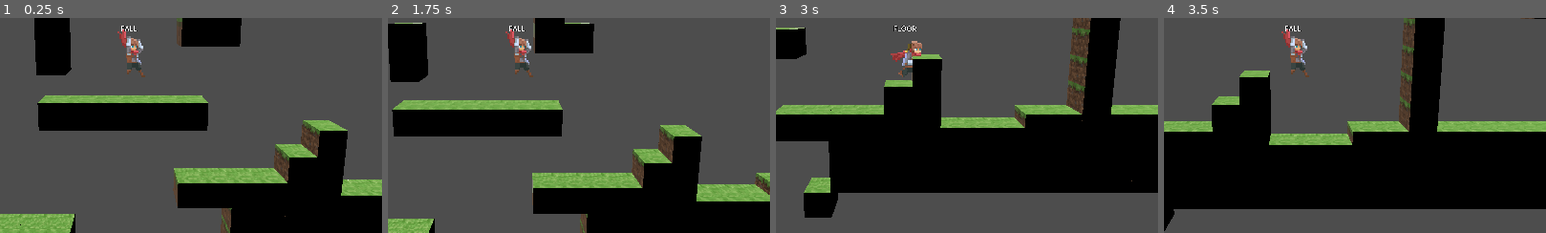
Above: before the commit, frames 1-4 (left to right).
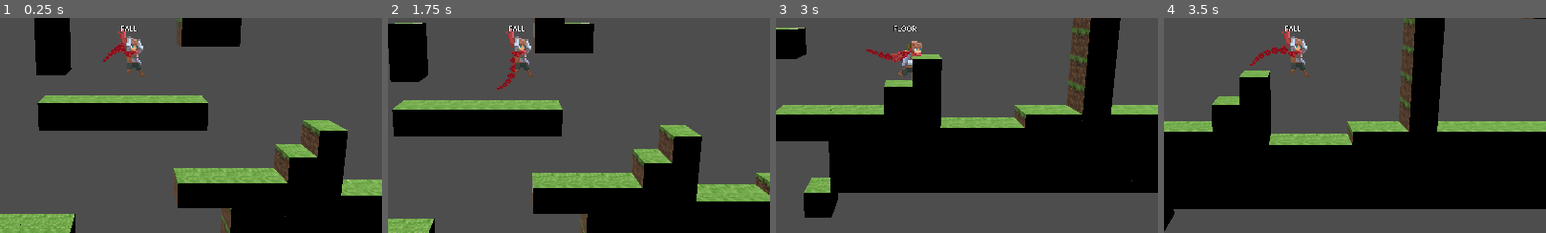
Above: after the commit, the same moments.

Repository: jordi-exe/The-Last-Cave-Remake
Game: Godot game, scene res://Stages/Test/test_level.tscn
The game is run twice, just before and just after one commit, with the same random seed, the same clock (stepped at 60 frames per second) and the same inputs.
Inputs:
- Up to frame 1 (0.25 s): no input
- Up to frame 2 (1.75 s): hold D (moveRight) 0.53-1.28 s; tap Space (jump) at 0.77, 1.52 s; hold S (down) from 1.28 s (still down)
- Up to frame 3 (3 s): release S (down) at 2.03 s; hold D (moveRight) from 2.03 s (still down)
- Up to frame 4 (3.5 s): keep holding D (moveRight); tap Space (jump) at 3.02 s
The pictures show only the part of the screen within x 33-83%, y 43-93%; the shares and areas given below are measured in that part.

The runs differ from the first frame. In frame 1, 0.2% of the frame differs, in the area x 27-36%, y 11-21%; in frame 2, 0.2%; in frame 3, 0.2%; in frame 4, 0.3%, in the area x 22-36%, y 12-23%.

Commit message:
Scarf component based is complete
- Completed the base code for the scarf component
- Will remove the need for a starting segment and only allow it to generate the tail, as it is easier to set the position with that rather than painstakingly lining up a separate sprite with another one in engine.
- Will also see about potentially having custom tail ends i.e split ends, triple ends and etc

Diff:
--- a/Entities/Player/ScarfComponent.tscn
+++ b/Entities/Player/ScarfComponent.tscn
@@ -4,3 +4,4 @@
 
 [node name="ScarfComponent" type="Node3D" unique_id=509854649]
 script = ExtResource("1_u6xcl")
+scarfSegmentOffset = Vector2(-0.5, 2)
--- a/Entities/Player/player.tscn
+++ b/Entities/Player/player.tscn
@@ -7,6 +7,9 @@
 [ext_resource type="Texture2D" uid="uid://cpop3hw7hvod2" path="res://Entities/Player/Sprites/Dummy Climb/DummyClimb.png" id="5_01a4e"]
 [ext_resource type="Texture2D" uid="uid://dctfp378e108m" path="res://Entities/Player/Sprites/DummyGrab.png" id="5_4wf4l"]
 [ext_resource type="Texture2D" uid="uid://cuuddh5lur7us" path="res://Entities/Player/Sprites/DummyWalk.png" id="5_5c2io"]
+[ext_resource type="Script" uid="uid://dpgladobdwds6" path="res://Entities/Player/scarf_component.gd" id="8_x1y6q"]
+[ext_resource type="Texture2D" uid="uid://ck37fl0f4coxj" path="res://Entities/Player/Sprites/DummyScarf/ScarfBase.png" id="9_ap3xn"]
+[ext_resource type="Texture2D" uid="uid://boh4pf0qknuuq" path="res://Entities/Player/Sprites/DummyScarf/ScarfSegment.png" id="10_iplt1"]
 
 [sub_resource type="AtlasTexture" id="AtlasTexture_7a1se"]
 atlas = ExtResource("5_01a4e")
@@ -99,6 +102,22 @@
 axis_lock_linear_z = true
 script = ExtResource("1_3uyv8")
 
+[node name="ScarfComponent" type="Node3D" parent="." unique_id=1821100871 node_paths=PackedStringArray("characterBody", "sprite_with_flip_h")]
+transform = Transform3D(1, 0, 0, 0, 1, 0, 0, 0, 1, 0, 0.287, 0)
+script = ExtResource("8_x1y6q")
+characterBody = NodePath("..")
+sprite_with_flip_h = NodePath("../PlayerSprite")
+startingScarfTexture = ExtResource("9_ap3xn")
+scarfSegmentTexture = ExtResource("10_iplt1")
+totalScarfSegments = 7
+scarfSegmentOffset = Vector3(-0.135, -0.14, 0)
+scarfSizeMAX = 6.0
+scarfSizeMIN = 2.0
+maxSegmentDistance = 0.065
+windStrengthY = -0.015000000000000013
+maxWindVelocity = 75.0
+metadata/_custom_type_script = "uid://dpgladobdwds6"
+
 [node name="PlayerSprite" type="AnimatedSprite3D" parent="." unique_id=1807186044]
 unique_name_in_owner = true
 transform = Transform3D(1, 0, 0, 0, 1, 0, 0, 0, 1, 0, 0.1630246, 0)
--- a/Entities/Player/scarf_component.gd
+++ b/Entities/Player/scarf_component.gd
@@ -10,7 +10,7 @@
 @export var scarfSegmentTexture: Texture2D
 
 @export var totalScarfSegments: int = 5
-@export var scarfSegmentOffset: Vector2 = Vector2(-0.5, 2) #rest position
+@export var scarfSegmentOffset: Vector3 = Vector3(-0.5, 2, 0) #rest position
 @export var scarfSizeMAX: float = 1.0
 @export var scarfSizeMIN: float = 0.2
 @export var maxSegmentDistance: float = 4.0
@@ -29,6 +29,7 @@
 	_generate_scarf()
 
 func _ready() -> void:
+	sprite_with_flip_h.sorting_offset = 0 #will replace this to only be tail-based, rather than using a starting segment
 	_generate_scarf()
 
 func _generate_scarf() -> void:
@@ -43,13 +44,18 @@
 	for i in range(totalScarfSegments+1):
 		var newScarfSegment: Sprite3D = Sprite3D.new()
 		newScarfSegment.texture = startingScarfTexture if i == 0 else scarfSegmentTexture
+		newScarfSegment.texture_filter = BaseMaterial3D.TEXTURE_FILTER_NEAREST
+
 		newScarfSegment.position = previousScarfSegmentPOS + (Vector3.ZERO if i == 0 else scarfSegmentOffset)
 		previousScarfSegmentPOS = newScarfSegment.position
 
 		var scalePercent: float = float(i) / totalScarfSegments
 		newScarfSegment.scale = Vector3.ONE * lerp(scarfSizeMAX, scarfSizeMIN, scalePercent)
 
-		newScarfSegment.z_index = -i - 1
+		if i == 0:
+			newScarfSegment.sorting_offset = 1 #sets the starting segment in front of player
+		else:
+			newScarfSegment.sorting_offset = -1 #sets the following segments behind the player
 		add_child(newScarfSegment)
 	skip_next_physics = true
 
@@ -58,8 +64,12 @@
 		skip_next_physics = false
 		return
 
-	var windStrength: Vector2 = Vector2(windStrengthX, windStrengthY)
-	var windVelocity: Vector2 = -windStrength * maxWindVelocity
+	if sprite_with_flip_h and current_flip_h != sprite_with_flip_h.flip_h:
+		_set_hair_flip_h(sprite_with_flip_h.flip_h)
+		current_flip_h = sprite_with_flip_h.flip_h
+
+	var windStrength: Vector3 = Vector3(windStrengthX, windStrengthY, 0.0)
+	var windVelocity: Vector3 = -windStrength * maxWindVelocity
 	var windMagnitude: float = clamp(windStrength.length(), 0.0, 1.0)
 
 	for i in range(1, get_child_count()):
@@ -67,3 +77,25 @@
 		var currentChild: Sprite3D = get_child(i)
 
 		var playerVelocity: Vector3 = characterBody.velocity * velocityMult
+		var playerScale: float = lerp(1.0, minWindInfluence, windMagnitude) #higher wind = less influence
+		var finalVelocity: Vector3 = (playerVelocity * playerScale) + windVelocity
+
+		var posOffset = lerp(scarfSegmentOffset, abs(scarfSegmentOffset) * windStrength, windMagnitude)
+		var targetPos: Vector3 = prevChild.position + posOffset
+
+		targetPos += -finalVelocity * 0.05
+		var scarfPosWeight: float = 1.0 - exp(-scarf_pos_lerp_speed * delta)
+		currentChild.position = lerp(currentChild.position, targetPos, scarfPosWeight)
+
+		var directionToLastChild: Vector3 = currentChild.position - prevChild.position
+		var distanceToLastChild: float = directionToLastChild.length()
+		var pieceScale: float = currentChild.scale.x
+		if distanceToLastChild > maxSegmentDistance * pieceScale:
+			directionToLastChild = directionToLastChild.normalized() * maxSegmentDistance * pieceScale
+			currentChild.position = prevChild.position + directionToLastChild
+
+func _set_hair_flip_h(flip_h: bool) -> void:
+	scarfSegmentOffset.x = abs(scarfSegmentOffset.x) * (1 if flip_h else -1)
+
+	for i in get_children():
+		i.flip_h = flip_h
